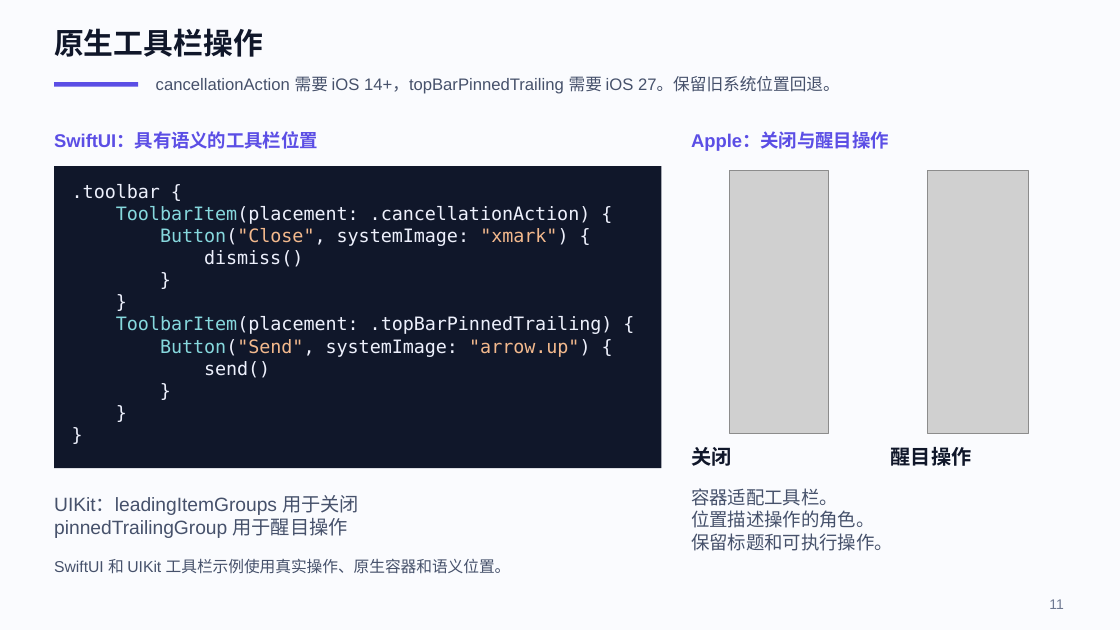
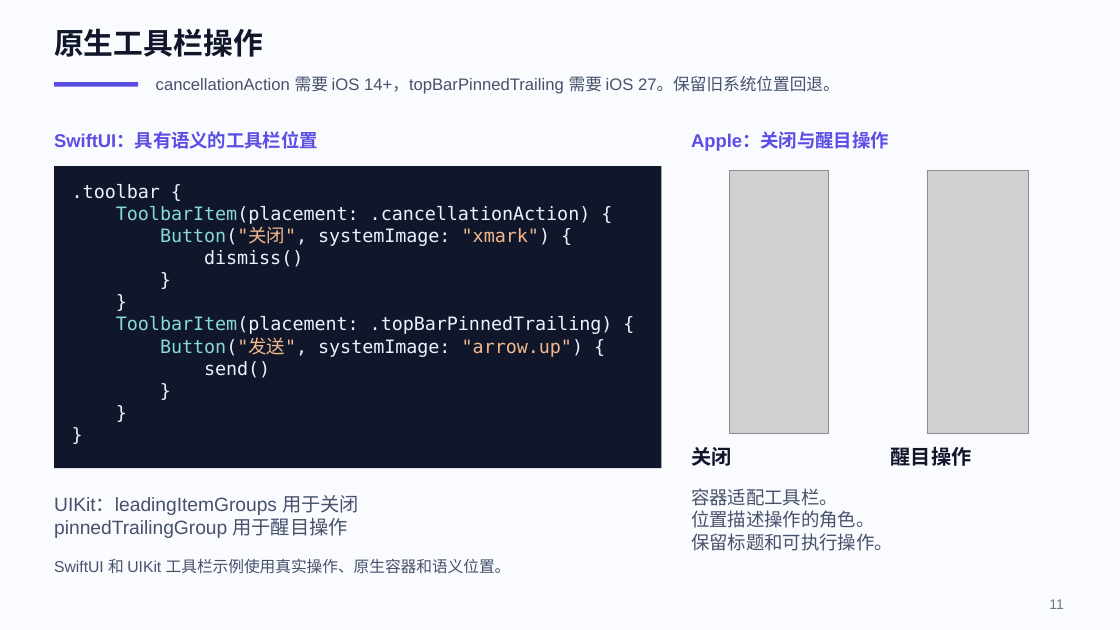
Before and after one commit to astralchen/AdaptiveIphoneDuoAPI, a slide deck: slide 11 of AdaptiveDuoLab/Docs/AdaptiveDuoLab_iPhone_Duo_Demo.pptx. Drawn at 1120x630 pixels with LibreOffice and Linux fonts; fonts in the diff are those of the drawing; grey boxes stand for pictures. Boxes give left, top, right and bottom in pixels: in the first picture for what was removed or moved away, otherwise in the second. Text is boxed around its words. In the diff, an @@ line names an element or a change of style, - is before the commit and + after.

```diff
--- a/AdaptiveDuoLab/Docs/AdaptiveDuoLab_iPhone_Duo_Demo.pptx
+++ b/AdaptiveDuoLab/Docs/AdaptiveDuoLab_iPhone_Duo_Demo.pptx
@@ text at [160, 228, 550, 246]: text changed @@
-Button("Close", systemImage: "xmark") {
+Button("关闭", systemImage: "xmark") {
@@ text at [160, 338, 584, 357]: text changed @@
-Button("Send", systemImage: "arrow.up") {
+Button("发送", systemImage: "arrow.up") {
```
Also in this commit, not shown: 7 other slides changed, 11 other files.
